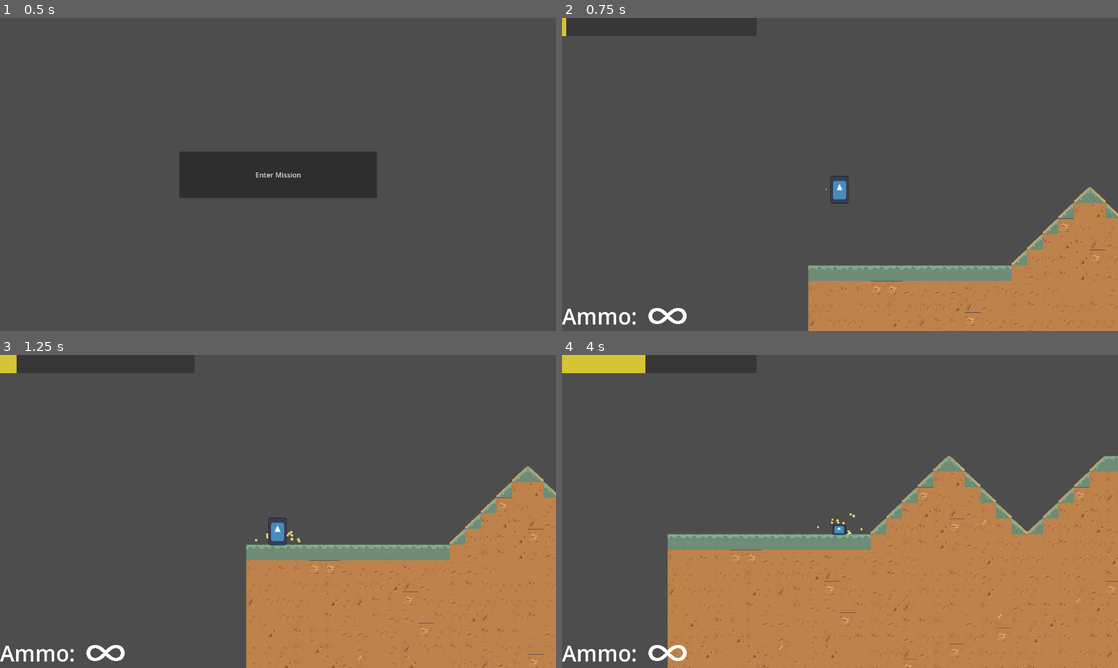
Above: before the commit, frames 1-4 (two rows, left to right).
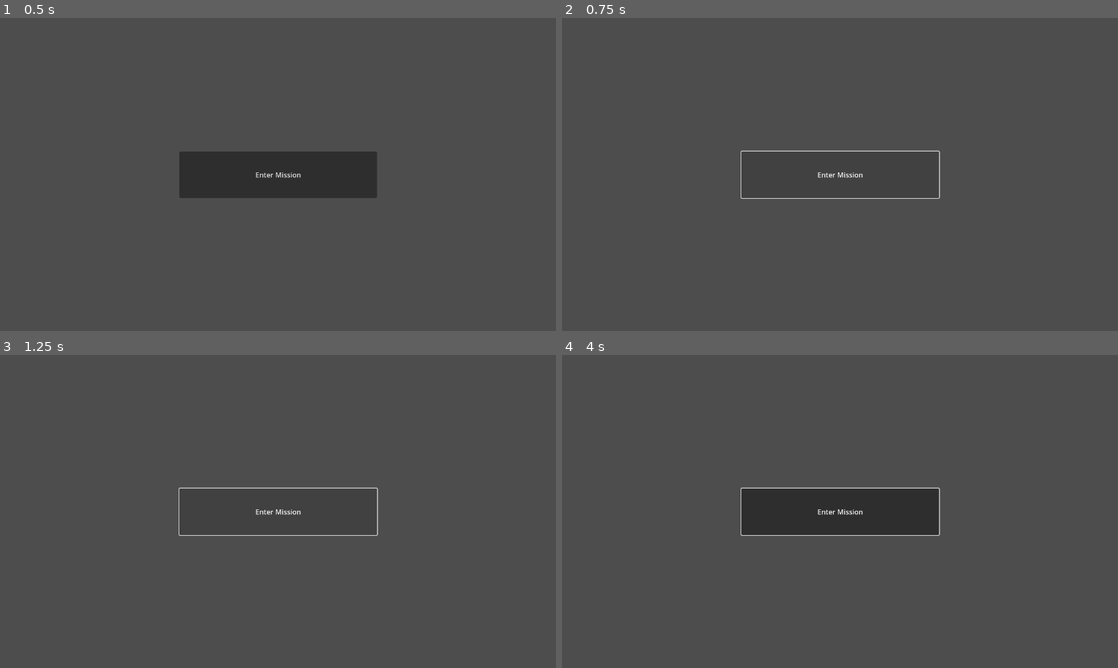
Above: after the commit, the same moments.

Repository: dzfrias/gladiator
Game: Godot game, scene res://scenes/test_scene.tscn
The game is run twice, just before and just after one commit, with the same random seed, the same clock (stepped at 60 frames per second) and the same inputs. The engine's default icon, where the game draws it, is replaced by a stand-in: a white triangle on a blue panel in a dark square. Sound files missing from this copy of the repository are replaced by a short silence.
Inputs (mouse positions are in pixels of both pictures, inside the frame that each line leads up to):
- Up to frame 1 (0.5 s): no input
- Up to frame 2 (0.75 s): click "Enter Mission" at 0.5 s
- Up to frame 3 (1.25 s): no input
- Up to frame 4 (4 s): click (840, 511) at 1.25 s, where only the run after the commit has a clickable "Enter Mission"; move the mouse to (673, 652) at 2.02 s; press the mouse at (673, 652) at 2.03 s; hold D (right) 2.03-3.53 s; tap Space (jump) at 2.27, 2.57, 3.02, 3.32 s; tap Shift (shield) at 2.3, 2.85, 3.8 s; move the mouse to (728, 527) at 2.77 s; release the mouse at (728, 527) at 2.78 s; click (728, 527) at 3.05 s; move the mouse to (895, 442) at 3.52 s; hold A (left) from 3.53 s (still down); hold S (crouch) from 3.53 s (still down)

Frame 1 is identical in both runs. In frame 2, 16% of the frame differs, in the area x 0-100%, y 0-100%; in frame 3, 26%; in frame 4, 46%.
Error after the commit: Invalid call. Nonexistent function 'inventory' in base 'Nil'. (res://scripts/mission/mission_manager.gd:20)

Commit message:
Make player inventory transfer from hub

Diff:
--- a/scenes/level_playtest.tscn
+++ b/scenes/level_playtest.tscn
@@ -1,5 +1,6 @@
-[gd_scene load_steps=15 format=4 uid="uid://c5seai2rapw4u"]
+[gd_scene load_steps=16 format=4 uid="uid://c5seai2rapw4u"]
 
+[ext_resource type="Script" path="res://scripts/level_playtest.gd" id="1_8qddb"]
 [ext_resource type="PackedScene" uid="uid://dv7ihnextsw4v" path="res://scenes/player.tscn" id="2_arsj3"]
 [ext_resource type="TileSet" uid="uid://dpcafcjqg7xko" path="res://assets/desert.tres" id="3_i65ca"]
 [ext_resource type="Script" path="res://scripts/tilemap.gd" id="3_kj5bd"]
@@ -17,6 +18,7 @@
 [sub_resource type="WorldBoundaryShape2D" id="WorldBoundaryShape2D_8pxj3"]
 
 [node name="PlaytestScene" type="Node2D"]
+script = ExtResource("1_8qddb")
 
 [node name="Player" parent="." instance=ExtResource("2_arsj3")]
 z_index = 0
--- a/scenes/player.tscn
+++ b/scenes/player.tscn
@@ -1,17 +1,16 @@
-[gd_scene load_steps=18 format=3 uid="uid://dv7ihnextsw4v"]
+[gd_scene load_steps=17 format=3 uid="uid://dv7ihnextsw4v"]
 
 [ext_resource type="Script" path="res://scripts/player/player.gd" id="1_5wdcp"]
 [ext_resource type="Texture2D" uid="uid://dccns2r7l5dx3" path="res://assets/icon.svg" id="1_rjir4"]
 [ext_resource type="Resource" uid="uid://sd8ia7h1hphh" path="res://resources/player_movement_settings.tres" id="2_an6wh"]
 [ext_resource type="Script" path="res://scripts/direction.gd" id="3_70gf3"]
-[ext_resource type="PackedScene" uid="uid://nxy8eneyua16" path="res://scenes/particles/land_impact_particles.tscn" id="3_701i6"]
 [ext_resource type="Script" path="res://scripts/health.gd" id="3_s7yvn"]
 [ext_resource type="Script" path="res://scripts/ui/health_bar_creator.gd" id="4_oevlo"]
 [ext_resource type="Script" path="res://scripts/player/weapon.gd" id="5_crqak"]
 [ext_resource type="Resource" uid="uid://cbyts5spi0ken" path="res://resources/pistol.tres" id="6_0weg3"]
 [ext_resource type="PackedScene" uid="uid://dcp3huoajqaue" path="res://scenes/projectile.tscn" id="6_w2kq1"]
 [ext_resource type="Script" path="res://scripts/player/shield.gd" id="9_um070"]
-[ext_resource type="Script" path="res://scripts/player/player_particles.gd" id="12_a2l42"]
+[ext_resource type="Script" path="res://scripts/player/inventory.gd" id="11_40if5"]
 
 [sub_resource type="RectangleShape2D" id="RectangleShape2D_m5kfl"]
 size = Vector2(40, 62)
@@ -66,6 +65,9 @@
 
 [node name="Health" type="Node" parent="."]
 script = ExtResource("3_s7yvn")
+
+[node name="Inventory" type="Node" parent="."]
+script = ExtResource("11_40if5")
 
 [node name="Weapon" type="Node2D" parent="."]
 position = Vector2(28, -32)
@@ -139,7 +141,3 @@
 scale_amount_min = 2.0
 scale_amount_max = 3.0
 color = Color(1, 0.996078, 0.509804, 1)
-
-[node name="PlayerParticles" type="Node" parent="."]
-script = ExtResource("12_a2l42")
-land_impact_particles_prefab = ExtResource("3_701i6")
--- a/scripts/hub_manager.gd
+++ b/scripts/hub_manager.gd
@@ -18,7 +18,7 @@
 	_load(scene)
 
 func enter_mission(mission: Mission) -> void:
-	MissionManager.enter_mission(mission, [])
+	MissionManager.enter_mission(mission)
 
 func return_to_world() -> void:
 	get_tree().current_scene.queue_free()
--- /dev/null
+++ b/scripts/level_playtest.gd
@@ -0,0 +1,5 @@
+extends Node2D
+
+func _ready() -> void:
+	var pistol = preload("res://resources/pistol.tres")
+	$Player.inventory().add_item(pistol)
--- a/scripts/mission/mission_manager.gd
+++ b/scripts/mission/mission_manager.gd
@@ -5,9 +5,9 @@
 var _mission_scene = preload("res://scenes/mission.tscn")
 var _home_scene = preload("res://scenes/test_scene.tscn")
 
-func enter_mission(mission: Mission, items: Array) -> void:
+func enter_mission(mission: Mission) -> void:
 	self.mission = mission
-	_goto_mission.call_deferred(mission, items)
+	_goto_mission.call_deferred(mission)
 
 func return_home() -> void:
 	_goto_home.call_deferred()
@@ -15,9 +15,13 @@
 func _goto_home() -> void:
 	_load_scene(_home_scene)
 
-func _goto_mission(mission: Mission, items: Array) -> void:
+func _goto_mission(mission: Mission) -> void:
+	var items = []
+	for item in Player.Instance.inventory().items:
+		items.append(item)
 	var new_scene := _load_scene(_mission_scene)
 	new_scene.add_child(mission)
+	new_scene.find_child("Player").inventory().items = items
 	mission.mission_finished.connect(return_home)
 
 func _load_scene(scene: PackedScene) -> Node:
--- a/scripts/player/inventory.gd
+++ b/scripts/player/inventory.gd
@@ -2,24 +2,17 @@
 
 signal on_item_switched(current_item)
 
-var _current_item
-var _items: Array
-
-func _init() -> void:
-	_current_item = null
+var _current_item: Variant
+var items: Array
 
 func add_item(item):
-	_items.append(item)
-	if _items.size() == 1:
+	items.append(item)
+	if items.size() == 1:
 		_current_item = item
 
 func set_held_item(index: int):
-	_current_item = _items[index]
+	_current_item = items[index]
 	on_item_switched.emit(_current_item)
-	print(_items[index])
 
 func get_held_item():
 	return _current_item
-
-func get_size():
-	return _items.size()
--- a/scripts/player/player.gd
+++ b/scripts/player/player.gd
@@ -22,7 +22,6 @@
 var _is_jumping := false
 var _jump_time := 0.0
 var _jump_buffer := 0.0
-@onready var inventory = Inventory.new()
 @onready var _current_move_speed = movement_settings.move_speed
 static var Instance
 
@@ -33,19 +32,12 @@
 }
 
 func _ready() -> void:
-	inventory.add_item(_weapon.weapon_stats)
-	var grenade = load("res://scenes/gadgets/grenade.tscn")
-	var airstrike = load("res://scenes/gadgets/airstrike_grenade.tscn")
-	var speed_boost = load("res://scenes/gadgets/speed_boost.tscn")
-	var health_potion = load("res://scenes/gadgets/health_potion.tscn")
-	inventory.add_item(grenade)
-	inventory.add_item(airstrike)
-	inventory.add_item(speed_boost)
-	inventory.add_item(health_potion)
-
 	$Health.died.connect(_on_health_died)
 	$Health.damage_taken.connect(_on_health_damage_taken)
-	inventory.on_item_switched.connect(_on_item_switched)
+	$Inventory.on_item_switched.connect(_on_item_switched)
+	if Instance != null:
+		Instance.free()
+		Instance = null
 	Instance = self
 	_item_position.position = standing_item_position.position
 
@@ -143,7 +135,6 @@
 	_current_move_speed = movement_settings.move_speed
 
 func _input(event: InputEvent) -> void:
-
 	if _state == State.CONTROL:
 		_normal_input(event)
 	elif _state == State.UNDERGROUND:
@@ -163,26 +154,26 @@
 func _normal_input(event: InputEvent):
 	if event.as_text().is_valid_int():
 		var index := event.as_text().to_int() - 1
-		if index < inventory.get_size() and index >= 0:
-			inventory.set_held_item(index)
+		if index < $Inventory.items.size() and index >= 0:
+			$Inventory.set_held_item(index)
 
 	if _state != State.CONTROL:
 		return
 	if event.is_action_pressed("shield") and is_on_floor():
 		$Shield.enable()
-		if inventory.get_held_item() is WeaponStats:
+		if $Inventory.get_held_item() is WeaponStats:
 			_weapon.set_firing(null)
 		_current_move_speed = movement_settings.shield_move_speed
 	if event.is_action_released("shield"):
 		$Shield.disable()
 		_current_move_speed = movement_settings.move_speed
 	if event.is_action_pressed("fire") and not $Shield.is_enabled():
-		if inventory.get_held_item() is WeaponStats:
+		if $Inventory.get_held_item() is WeaponStats:
 			_weapon.set_firing($Direction)
-		else:
-			use_gadget()
+		elif $Inventory.get_held_item() != null:
+			_use_gadget()
 	if event.is_action_released("fire"):
-		if inventory.get_held_item() is WeaponStats:
+		if $Inventory.get_held_item() is WeaponStats:
 			_weapon.set_firing(null)
 	if is_on_floor() and not $Shield.is_enabled():
 		if event.is_action_pressed("jump") and !Input.is_action_pressed("crouch"):
@@ -247,10 +238,10 @@
 		collision_layer = Constants.PLAYER_LAYER | Constants.ENTITY_LAYER
 
 func is_holding_weapon() -> bool:
-	return inventory.get_held_item() is WeaponStats
+	return $Inventory.get_held_item() is WeaponStats
 
 func get_current_item() -> Node2D:
-	return inventory.get_held_item()
+	return $Inventory.get_held_item()
 
 func _on_item_switched(current_item):
 	_weapon.set_firing(null)
@@ -262,6 +253,9 @@
 
 func get_platform_height():
 	return $PlatformRaycast.get_collision_point().y
+
+func inventory() -> Inventory:
+	return $Inventory
 
 func _flash_invincible() -> void:
 	while collision_layer == Constants.INVINCIBLE_LAYER:
@@ -278,8 +272,8 @@
 func get_health() -> Health:
 	return $Health;
 
-func use_gadget():
-	var gadget = inventory.get_held_item().instantiate()
+func _use_gadget():
+	var gadget = $Inventory.get_held_item().instantiate()
 	gadget.init(direction)
 	gadget.global_position = _item_position.global_position
 	get_tree().current_scene.add_child(gadget)
--- a/scripts/shop.gd
+++ b/scripts/shop.gd
@@ -35,7 +35,7 @@
 
 	buckles -= weapon.price
 	weapon.bought = true
-	Player.Instance.inventory.add_item(weapon)
+	Player.Instance.inventory().add_item(weapon.stats)
 	return true
 
 func _on_interact() -> void:
--- a/scripts/ui/ammo_ui.gd
+++ b/scripts/ui/ammo_ui.gd
@@ -5,7 +5,7 @@
 var infinite_ammo_text = "Ammo:  [img=8,8]assets/infinity_sign.png[/img]"
 
 func _ready() -> void:
-	var item = Player.Instance.inventory.get_held_item()
+	var item = Player.Instance.inventory().get_held_item()
 	if item is WeaponStats:
 		if weapon.weapon_stats.max_ammo == -1:
 			text = infinite_ammo_text
@@ -14,7 +14,7 @@
 		weapon.on_ammo_changed.connect(_on_ammo_changed)
 	else:
 		hide()
-	Player.Instance.inventory.on_item_switched.connect(_on_item_switched)
+	Player.Instance.inventory().on_item_switched.connect(_on_item_switched)
 
 func _on_item_switched(current_item):
 	if current_item is WeaponStats:
--- a/scripts/ui/test_mission_button.gd
+++ b/scripts/ui/test_mission_button.gd
@@ -7,4 +7,4 @@
 	var mission = ConquerMission.new()
 	mission.buckles = 10
 	mission.weather = Lightning.new()
-	MissionManager.enter_mission(mission, [])
+	MissionManager.enter_mission(mission)
